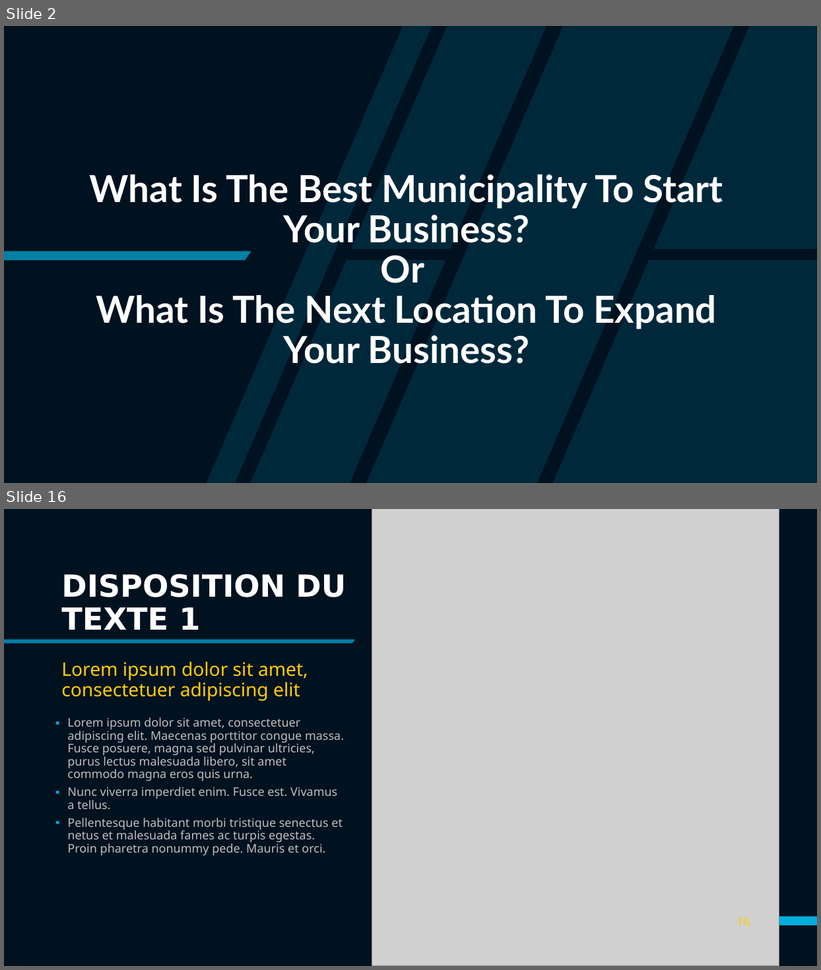
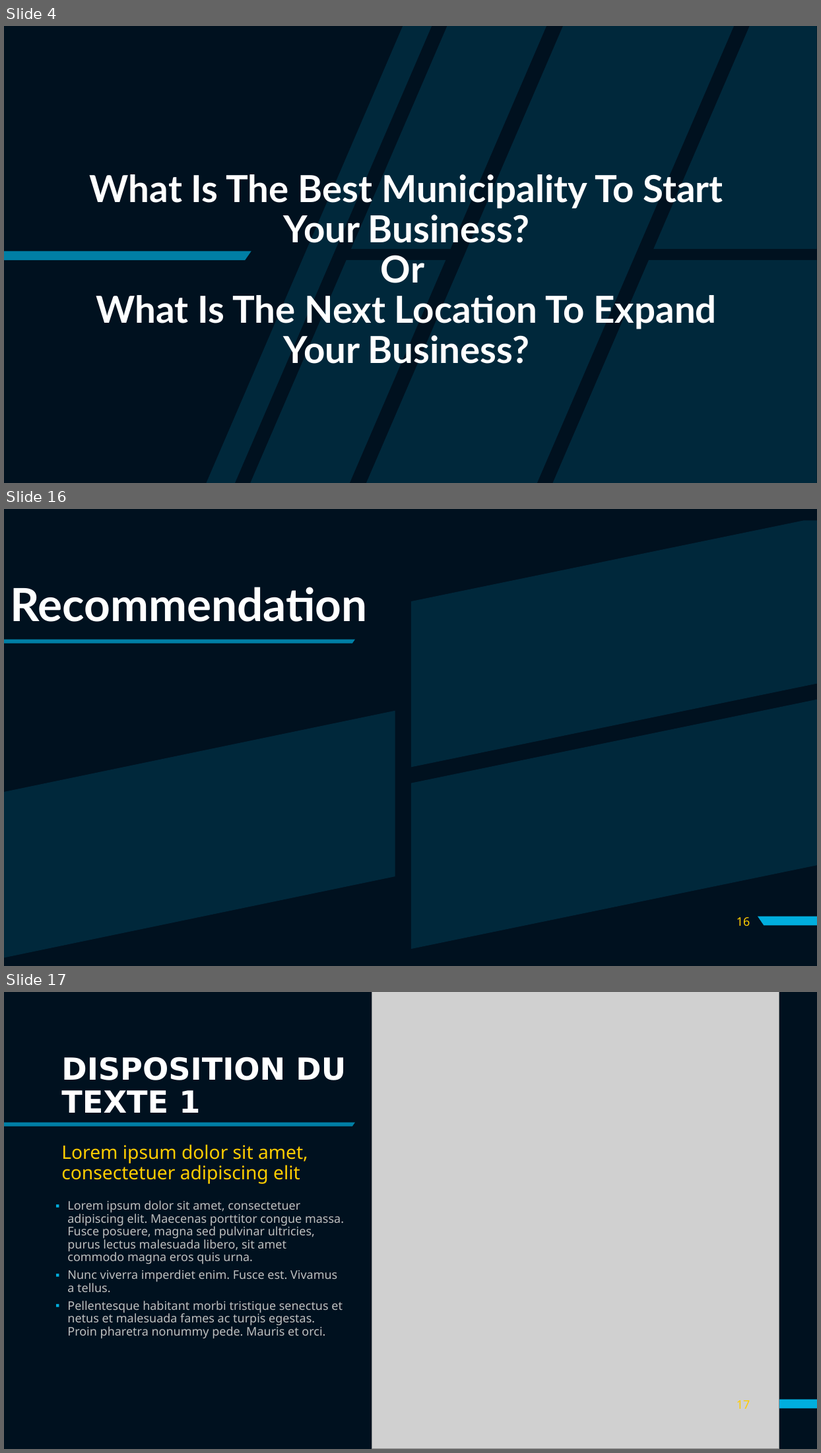
Before and after one commit to Ldave01/Best_Place_For_Business, a slide deck: Analyzing Business Location in Haiti.pptx. Shown one above the other, each under a label of ours: slides 2 and 16 before the commit, slides 4, 16 and 17 after it; the slides between them are not shown. The pictures are 821x970 and 821x1453 pixels, drawn with LibreOffice and Linux fonts; fonts in the diff are those of the drawing; grey boxes stand for pictures. Boxes give left, top, right and bottom in pixels: in the first picture for what was removed or moved away, otherwise in the second. Text is boxed around its words. In the diff, an @@ line names an element or a change of style, - is before the commit and + after.

```diff
--- a/Analyzing Business Location in Haiti.pptx
+++ b/Analyzing Business Location in Haiti.pptx
@@ slide 16 added at (4,509,817,966), background #00111F; not listed: 2 template elements that a slide beside it also shows @@
@@ freeform shape added at (4,521,817,958), fill #00AEDE at 15% opacity @@
@@ title added at (10,587,367,622), 54 pt, text #FFFFFF, bold @@
+Recommendation
@@ page number added at (737,918,750,927), 14 pt, text #FFCD00 @@
+16
@@ what was slide 2 is now slide 4 @@
@@ what was slide 16 is now slide 17 @@
@@ page number at (737,1401,750,1409): text changed @@
-16
+17
```
Also in this commit, not shown: 5 slides changed, 8 other slides added, 8 slides removed, 4 other files.
